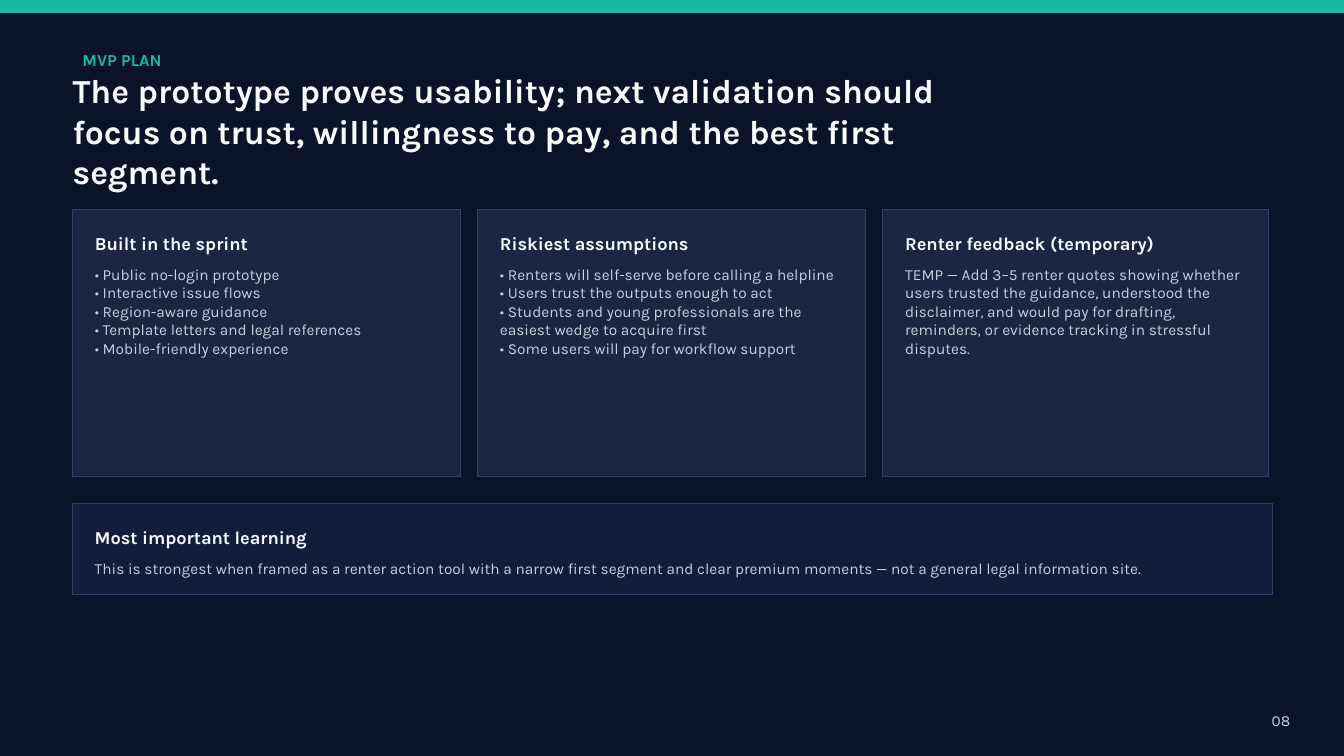
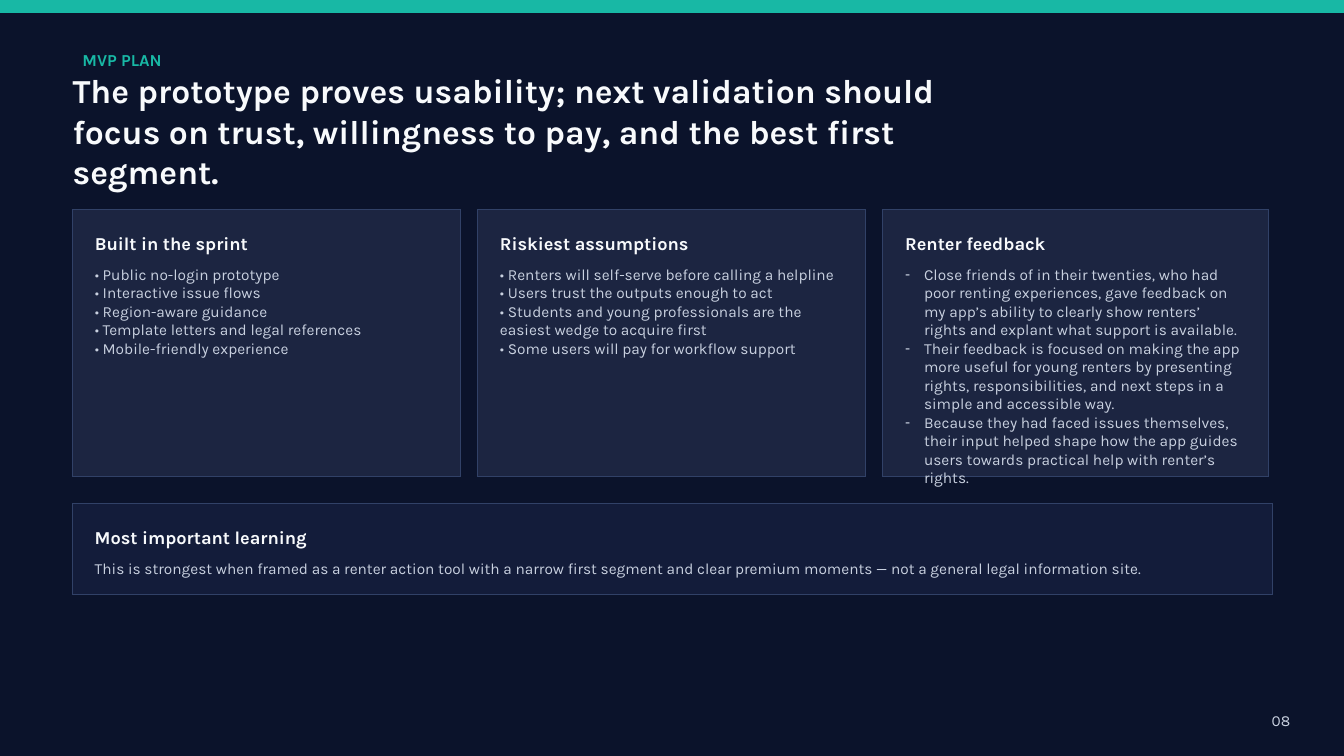
Before and after one commit to gorgectf/RenterShield, a slide deck: slide 8 of public/RenterShield_PitchDeck_Revised.pptx. Drawn at 1344x756 pixels with LibreOffice and Linux fonts; fonts in the diff are those of the drawing. Boxes give left, top, right and bottom in pixels: in the first picture for what was removed or moved away, otherwise in the second. Text is boxed around its words. In the diff, an @@ line names an element or a change of style, - is before the commit and + after.

Commit message:
Update to pitch deck.

```diff
--- a/public/RenterShield_PitchDeck_Revised.pptx
+++ b/public/RenterShield_PitchDeck_Revised.pptx
@@ text at (x1=905, y1=237, x2=1045, y2=251): text changed @@
-Renter feedback (temporary)
+Renter feedback
@@ text at (x1=924, y1=269, x2=1239, y2=469): text changed @@
-TEMP — Add 3–5 renter quotes showing whether users trusted the guidance, understood the disclaimer, and would pay for drafting, reminders, or evidence tracking in stressful disputes.
+– Close friends of in their twenties, who had poor renting experiences, gave feedback on my app’s ability to clearly show renters’ rights and explant what support is available.
+– Their feedback is focused on making the app more useful for young renters by presenting rights, responsibilities, and next steps in a simple and accessible way.
+– Because they had faced issues themselves, their input helped shape how the app guides users towards practical help with renter’s rights.
```
Also in this commit, not shown: 2 other slides changed.
